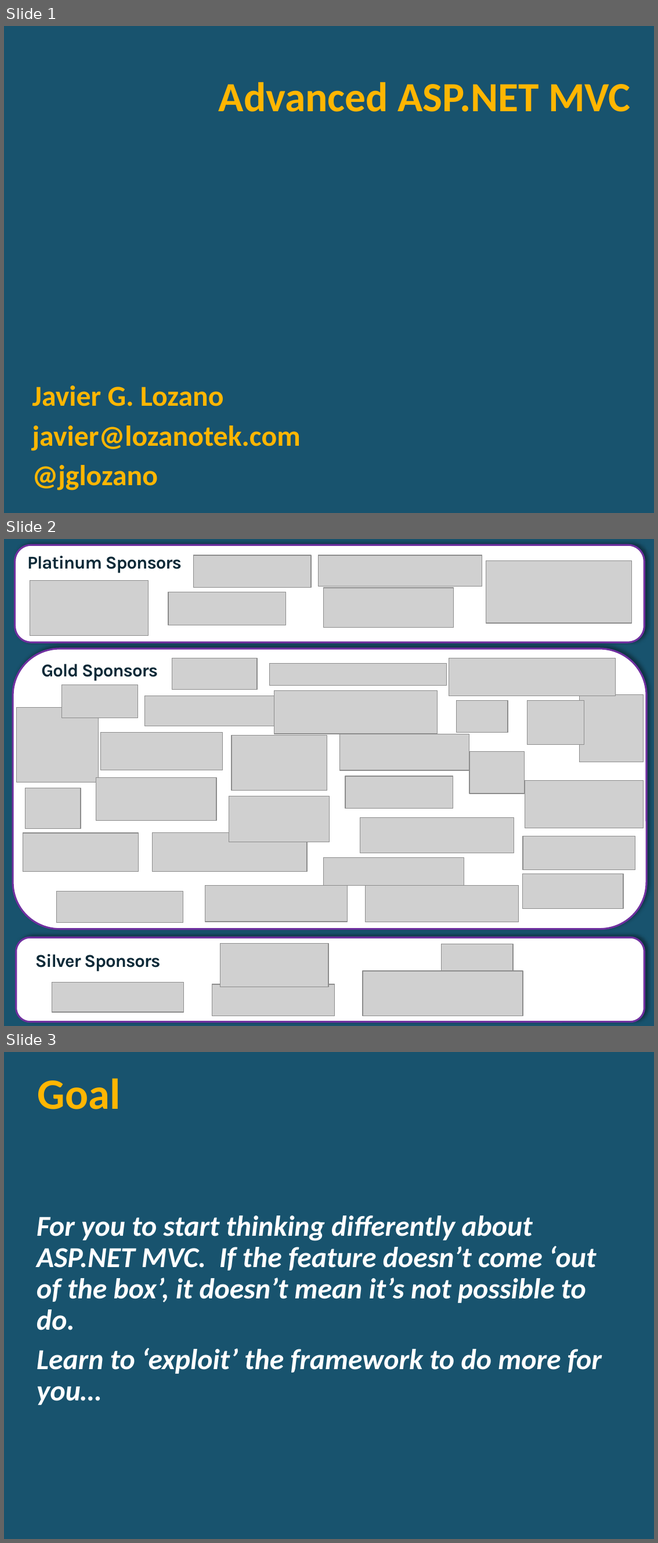
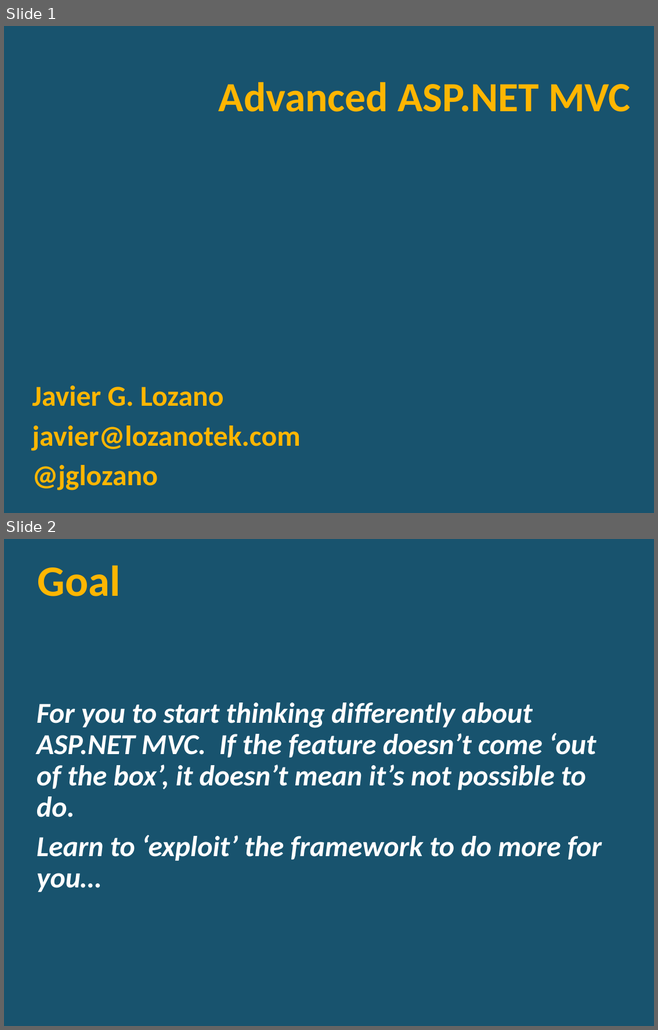
Before and after one commit to lozanotek/advancedmvc, a slide deck: slides/AdvancedMvc.pptx. Shown one above the other, each under a label of ours: slides 1, 2 and 3 before the commit, slides 1 and 2 after it. The pictures are 658x1543 and 658x1030 pixels, drawn with LibreOffice and Linux fonts; fonts in the diff are those of the drawing; grey boxes stand for pictures; background and template pictures are left out. Boxes give left, top, right and bottom in pixels: in the first picture for what was removed or moved away, otherwise in the second. Text is boxed around its words. In the diff, an @@ line names an element or a change of style, - is before the commit and + after.

Commit message:
Updated the slides

```diff
--- a/slides/AdvancedMvc.pptx
+++ b/slides/AdvancedMvc.pptx
@@ slide 2 removed at [4, 539, 654, 1026], background picture (left out) @@
@@ group removed at [13, 545, 646, 1022]: 39 pictures, 3 rounded rectangles, 3 texts @@
-Platinum Sponsors
-Silver Sponsors
-Gold Sponsors
@@ what was slide 3 is now slide 2 @@
```
